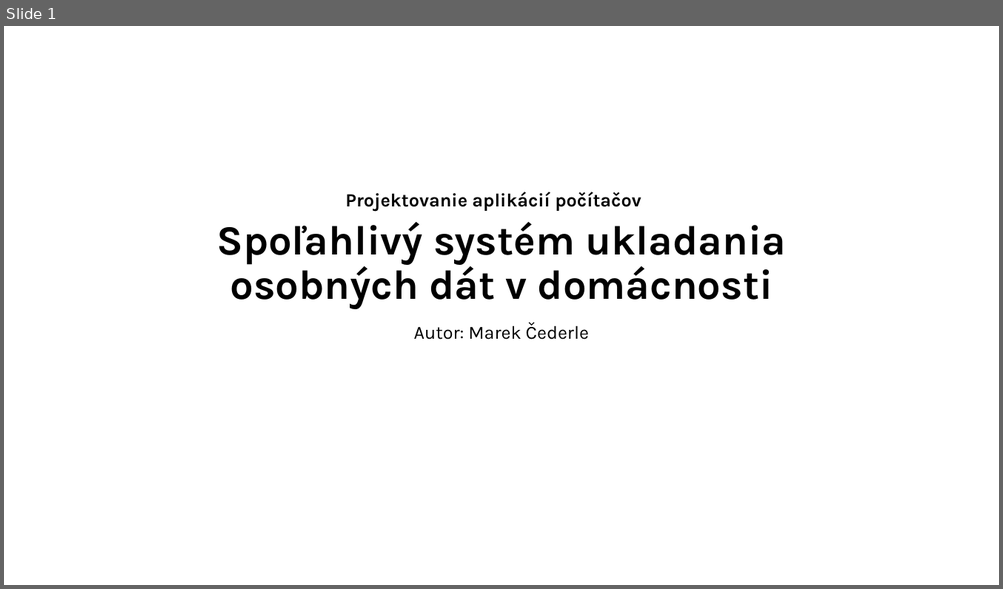
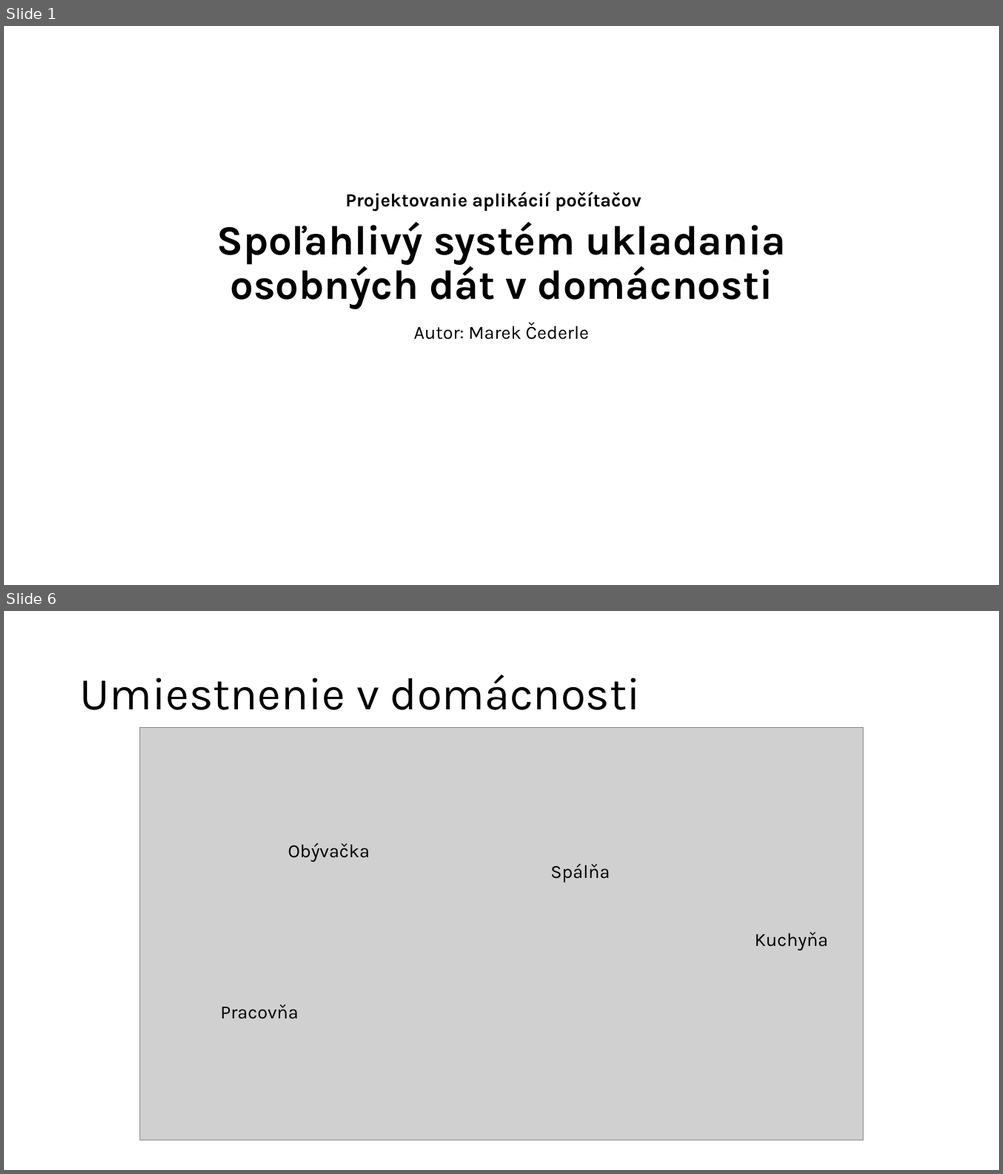
Before and after one commit to MeheheCedy22/PAP, a slide deck: presentation/prezentacia.pptx. Shown one above the other, each under a label of ours: slide 1 before the commit, slides 1 and 6 after it; the slides between them are not shown. The pictures are 1003x589 and 1003x1174 pixels, drawn with LibreOffice and Linux fonts; fonts in the diff are those of the drawing; grey boxes stand for pictures. Boxes give left, top, right and bottom in pixels: in the first picture for what was removed or moved away, otherwise in the second. Text is boxed around its words. In the diff, an @@ line names an element or a change of style, - is before the commit and + after.

```diff
--- a/presentation/prezentacia.pptx
+++ b/presentation/prezentacia.pptx
@@ slide 6 added at [4, 611, 999, 1170], background #FFFFFF @@
@@ title added at [79, 675, 640, 710], 44 pt, text #000000 @@
+Umiestnenie v domácnosti
@@ picture added at [140, 727, 862, 1141] @@
@@ text added at [288, 843, 370, 862], 18 pt, text #000000 @@
+Obývačka
@@ text added at [550, 864, 609, 883], 18 pt, text #000000 @@
+Spálňa
@@ text added at [754, 932, 828, 951], 18 pt, text #000000 @@
+Kuchyňa
@@ text added at [220, 1005, 298, 1019], 18 pt, text #000000 @@
+Pracovňa
```
Also in this commit, not shown: 2 slides changed, 6 other slides added, 6 slides removed.
